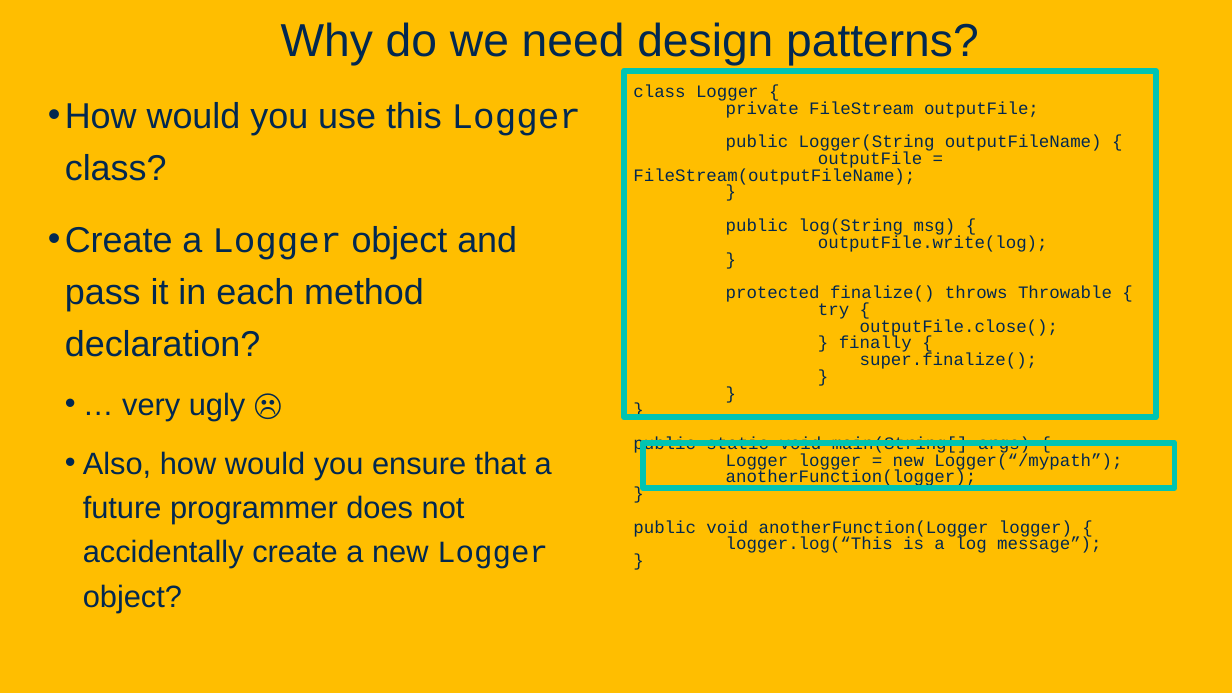
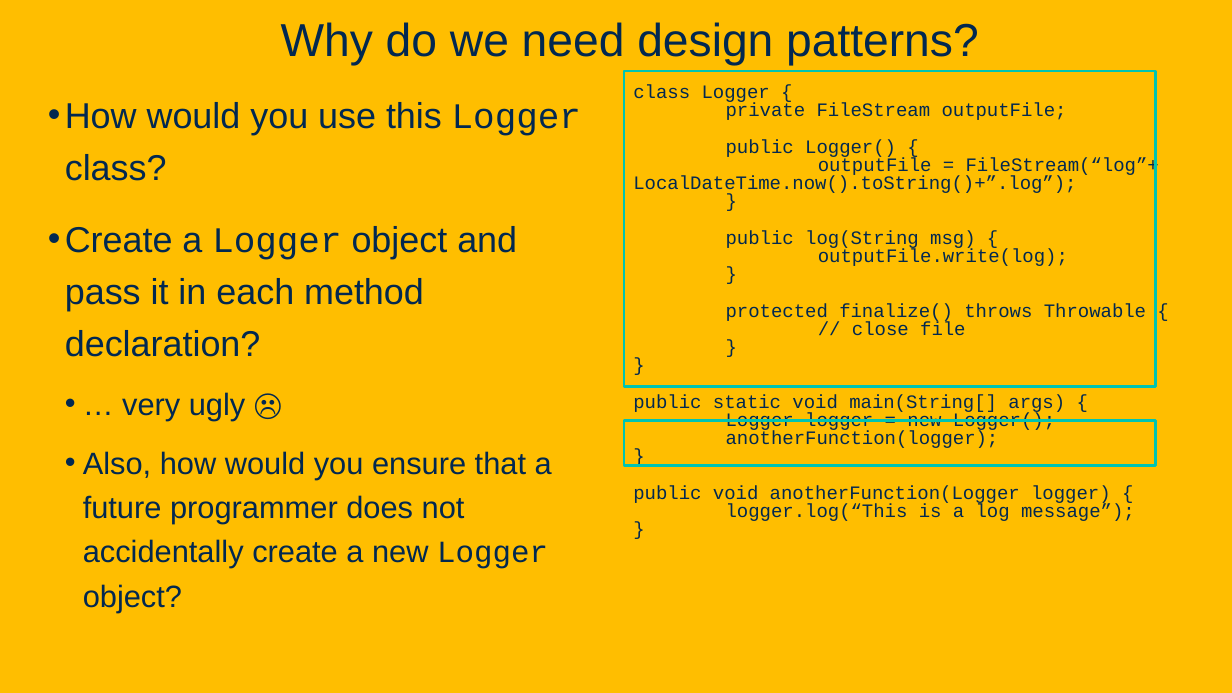
Before and after one commit to davsec-teaching/ecs160-f25, a slide deck: slide 9 of slides/8_design_patterns.pptx. Drawn at 1232x693 pixels with LibreOffice and Linux fonts; fonts in the diff are those of the drawing; background and template pictures are left out. Boxes give left, top, right and bottom in pixels: in the first picture for what was removed or moved away, otherwise in the second. Text is boxed around its words. In the diff, an @@ line names an element or a change of style, - is before the commit and + after.

```diff
--- a/slides/8_design_patterns.pptx
+++ b/slides/8_design_patterns.pptx
@@ rectangle: place and size @@
-rectangle at (624, 71, 1155, 418)
+rectangle at (624, 71, 1155, 387)
@@ rectangle at (624, 71, 1155, 387): outline #00C4B2 4.5 pt to #00C4B2 2 pt @@
@@ text at (633, 85, 1135, 521): size 13.6 to 14.8 pt in "class Logger {", "private FileStream outputFile;", "}", "public log(String msg) {" and 10 more places @@
@@ text at (633, 139, 1159, 195): text changed; size 13.6 to 14.8 pt @@
-public Logger(String outputFileName) {
-outputFile = FileStream(outputFileName);
+public Logger() {
+outputFile = FileStream(“log”+ LocalDateTime.now().toString()+”.log”);
@@ text at (726, 303, 1146, 336): text changed; size 13.6 to 14.8 pt @@
-protected finalize() throws Throwable {
-try {
-outputFile.close();
-} finally {
-super.finalize();
-}
+protected finalize() throws Throwable {
+// close file
@@ text at (726, 413, 1055, 432): text changed; size 13.6 to 14.8 pt @@
-Logger logger = new Logger(“/mypath”);
+Logger logger = new Logger();
@@ rectangle at (624, 421, 1155, 466): outline #00C4B2 4.5 pt to #00C4B2 2 pt @@
@@ rectangle: place and size @@
-rectangle at (643, 443, 1175, 488)
+rectangle at (624, 421, 1155, 466)
```
Also in this commit, not shown: 5 other slides changed, 1 other file.
